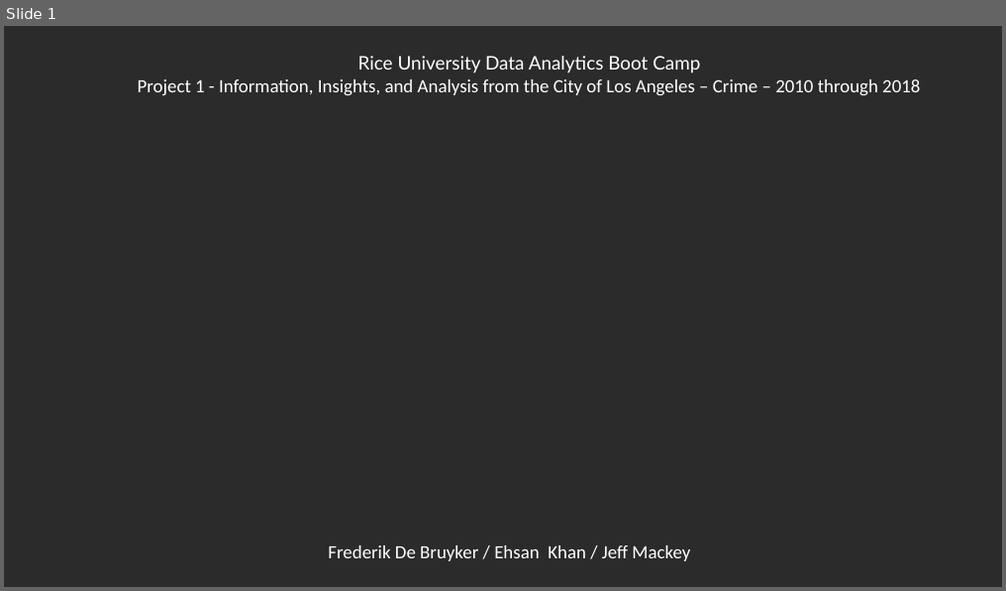
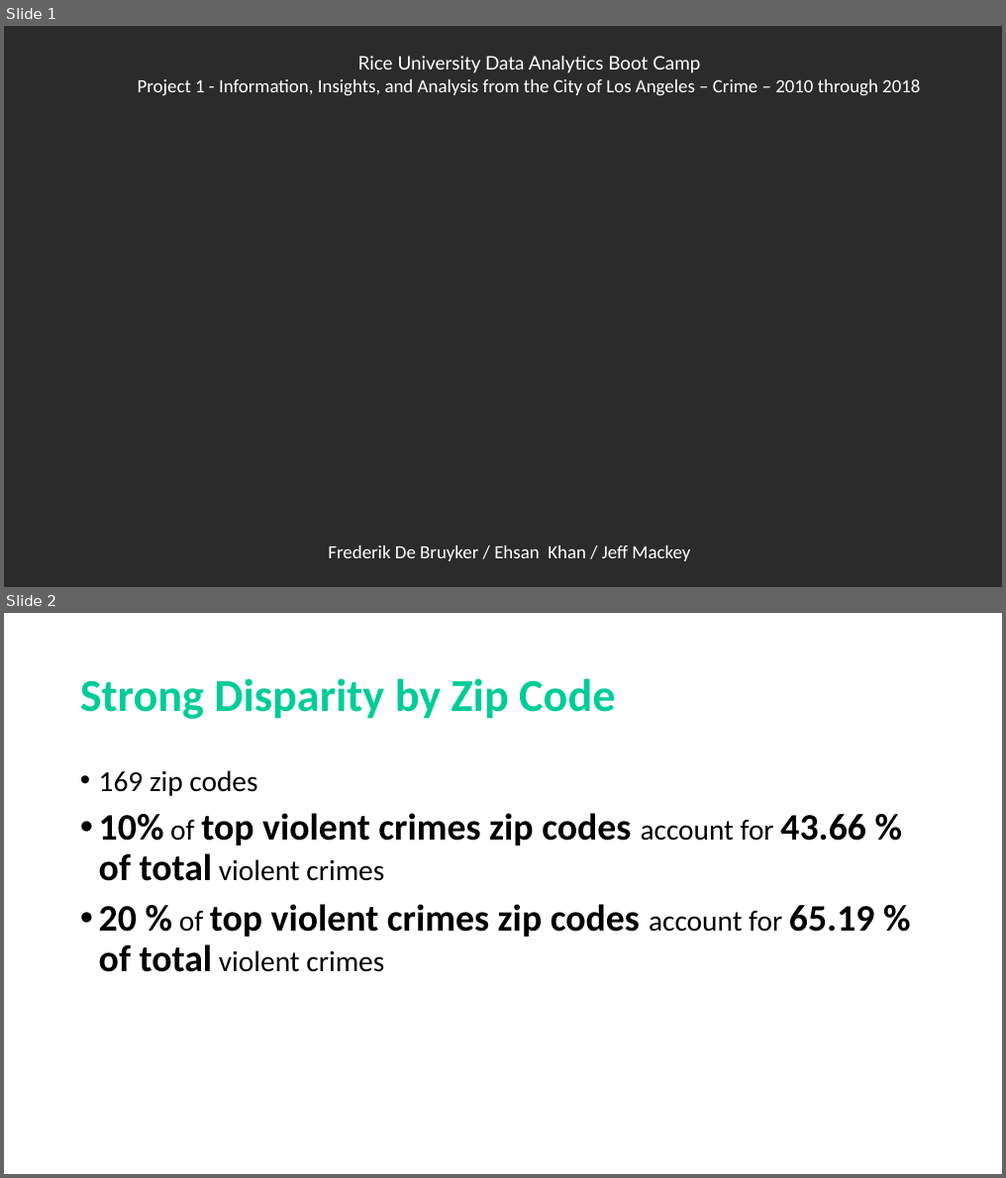
Before and after one commit to frederikdebruyker/Los-Angeles-Crime-Statistics, a slide deck: Presentation Project1 - Los Angeles Crime Statistics.pptx. Shown one above the other, each under a label of ours: slide 1 before the commit, slides 1 and 2 after it. The pictures are 1006x591 and 1006x1178 pixels, drawn with LibreOffice and Linux fonts; fonts in the diff are those of the drawing; background and template pictures are left out; a plain dark background stands for a picture behind light text. Boxes give left, top, right and bottom in pixels: in the first picture for what was removed or moved away, otherwise in the second. Text is boxed around its words. In the diff, an @@ line names an element or a change of style, - is before the commit and + after.

```diff
--- a/Presentation Project1 - Los Angeles Crime Statistics.pptx
+++ b/Presentation Project1 - Los Angeles Crime Statistics.pptx
@@ slide 2 added at box(4, 613, 1002, 1174), background #FFFFFF @@
@@ title added at box(80, 678, 615, 719), 44 pt, text #00CC99, bold @@
+Strong Disparity by Zip Code
@@ text added at box(99, 770, 875, 972), 36 pt, text #000000, bold @@
+• 169 zip codes
+• 10% of top violent crimes zip codes account for 43.66 % of total violent crimes
+• 20 % of top violent crimes zip codes account for 65.19 % of total violent crimes
```
Also in this commit, not shown: 4 slides changed, 3 other files.
